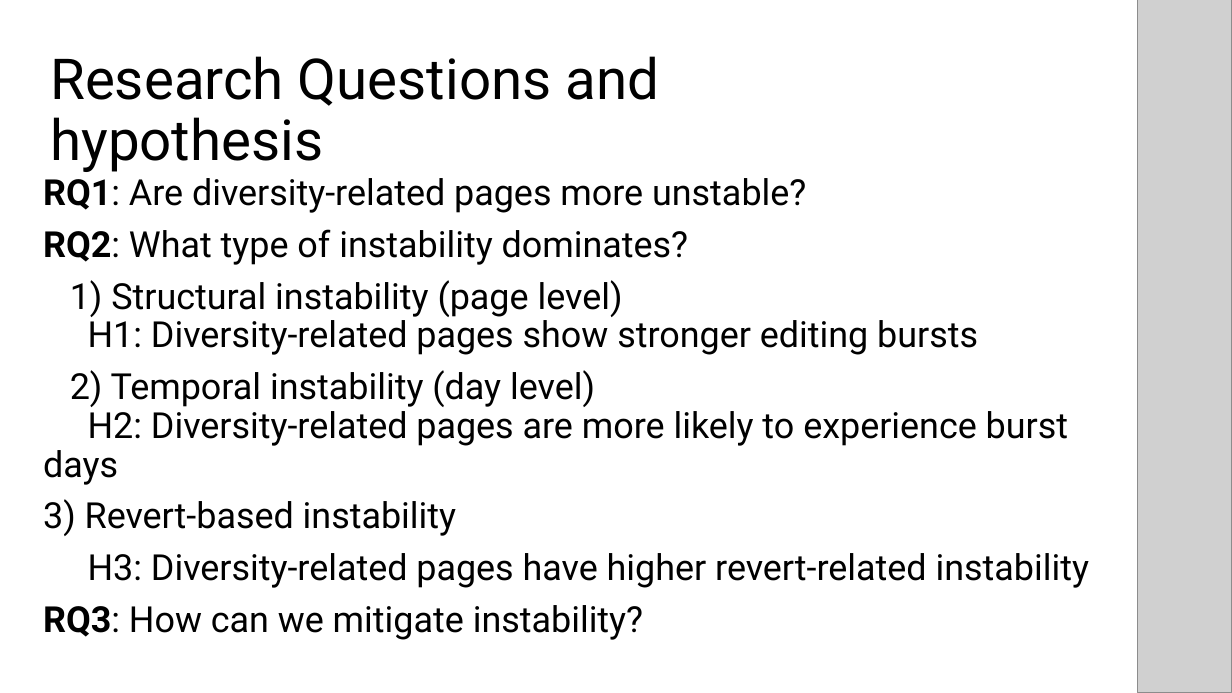
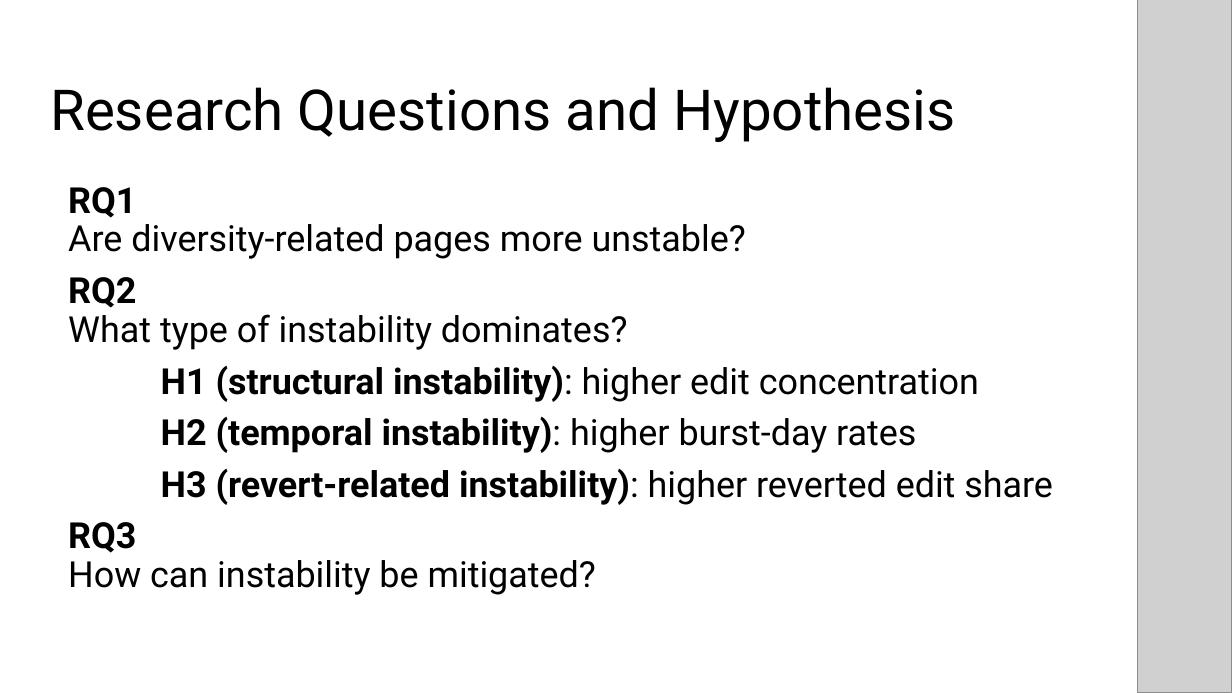
Before and after one commit to anjuyamada/wiki-assignment, a slide deck: slide 8 of Presentation Slide.pptx. Drawn at 1232x693 pixels with LibreOffice and Linux fonts; fonts in the diff are those of the drawing; grey boxes stand for pictures. Boxes give left, top, right and bottom in pixels: in the first picture for what was removed or moved away, otherwise in the second. Text is boxed around its words. In the diff, an @@ line names an element or a change of style, - is before the commit and + after.

```diff
--- a/Presentation Slide.pptx
+++ b/Presentation Slide.pptx
@@ title at [50, 87, 955, 142]: text changed @@
-Research Questions and hypothesis
+Research Questions and Hypothesis
@@ text at [68, 187, 1053, 595]: text changed @@
-RQ1: Are diversity-related pages more unstable?
-RQ2: What type of instability dominates?
-1) Structural instability (page level)
-H1: Diversity-related pages show stronger editing bursts
-2) Temporal instability (day level)
-H2: Diversity-related pages are more likely to experience burst days
-3) Revert-based instability
-H3: Diversity-related pages have higher revert-related instability
-RQ3: How can we mitigate instability?
+RQ1
+Are diversity-related pages more unstable?
+RQ2
+What type of instability dominates?
+H1 (structural instability): higher edit concentration
+H2 (temporal instability): higher burst-day rates
+H3 (revert-related instability): higher reverted edit share
+RQ3
+How can instability be mitigated?
```
Also in this commit, not shown: 10 other slides changed, 1 slide added, 2 slides removed, 5 other files.
